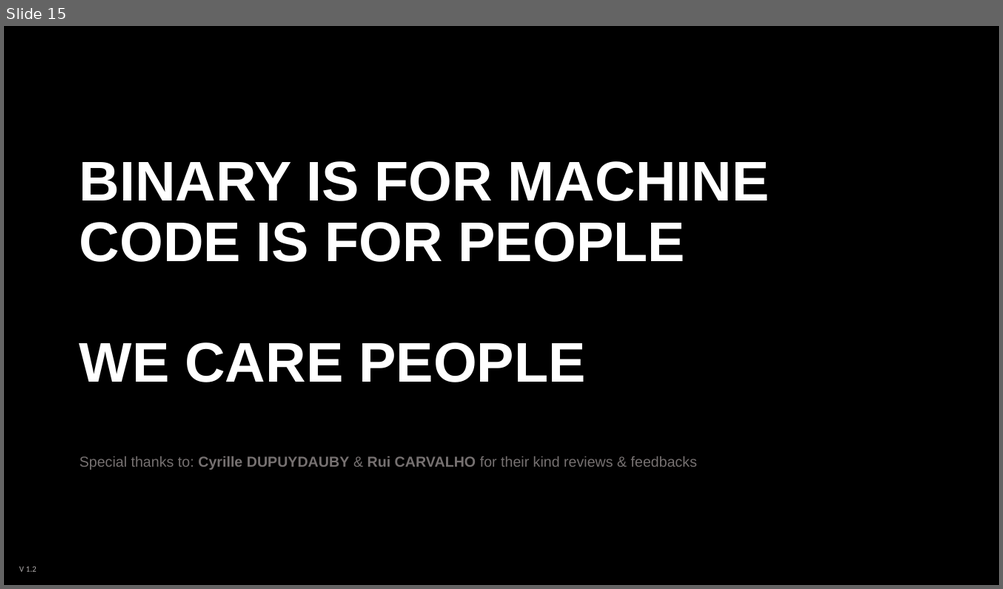
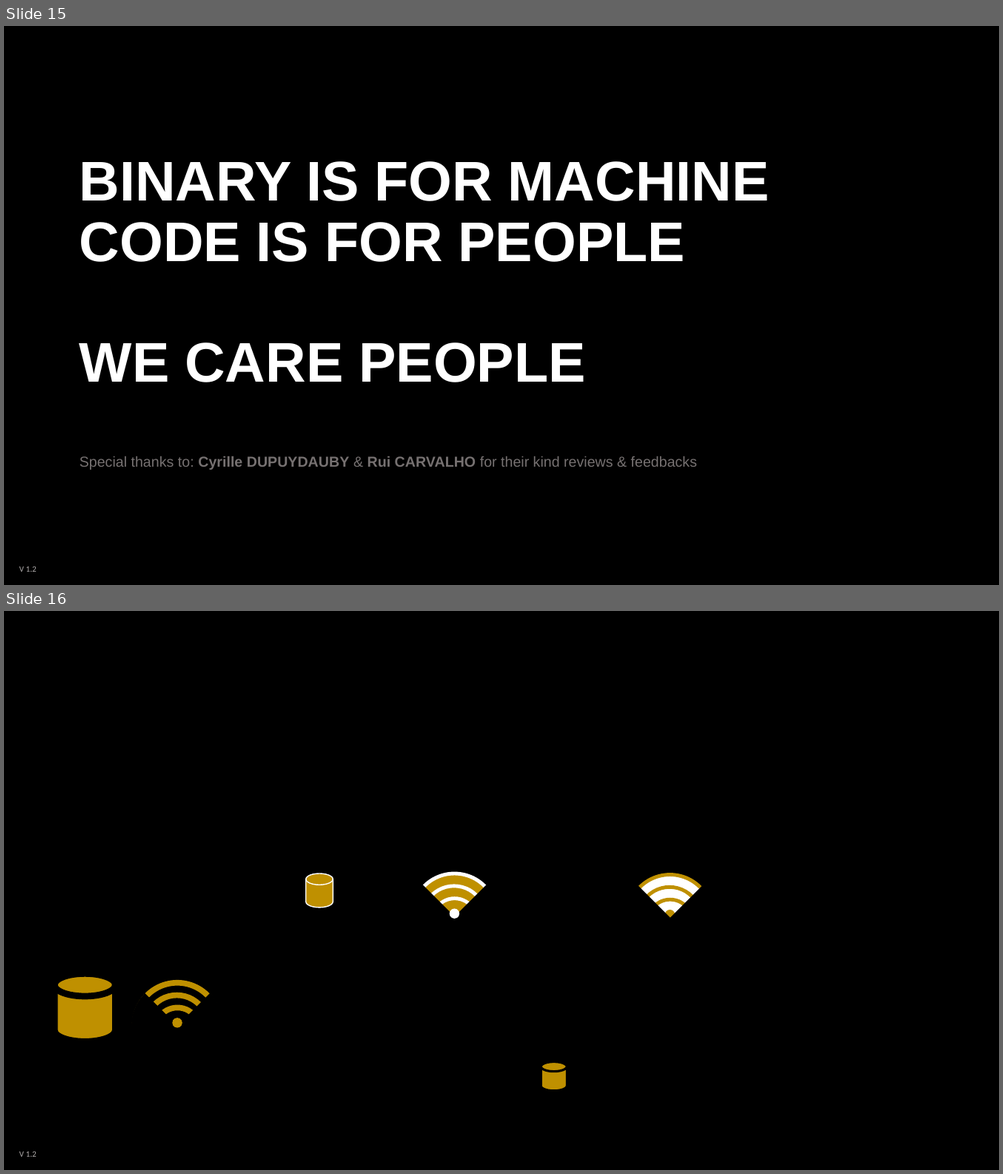
Before and after one commit to tpierrain/talk-outside-in-diamond-tdd, a slide deck: Outside-In-Diamond TDD.pptx. Shown one above the other, each under a label of ours: slide 15 before the commit, slides 15 and 16 after it. The pictures are 1003x589 and 1003x1174 pixels, drawn with LibreOffice and Linux fonts; fonts in the diff are those of the drawing; background and template pictures are left out. Boxes give left, top, right and bottom in pixels: in the first picture for what was removed or moved away, otherwise in the second. Text is boxed around its words. In the diff, an @@ line names an element or a change of style, - is before the commit and + after.

```diff
--- a/Outside-In-Diamond TDD.pptx
+++ b/Outside-In-Diamond TDD.pptx
@@ slide 16 added at (4, 611, 999, 1170), background #000000; not listed: 1 template element that a slide beside it also shows @@
@@ pie slice (boxed as its full ellipse) added at (390, 851, 519, 982), fill #000000 @@
@@ pie slice (boxed as its full ellipse) added at (605, 853, 735, 983), fill #000000 @@
@@ cylinder added at (306, 874, 333, 907), fill #BF9000, outline #FFFFFF 1 pt @@
@@ ellipse added at (412, 874, 497, 959), fill #BF9000, outline #FFFFFF 3.5 pt @@
@@ ellipse added at (628, 875, 713, 960), fill #FFFFFF, outline #BF9000 3.5 pt @@
@@ ellipse added at (423, 886, 485, 949), fill #BF9000, outline #FFFFFF 3.5 pt @@
@@ ellipse added at (432, 899, 476, 943), fill #BF9000, outline #FFFFFF 3.5 pt @@
@@ ellipse added at (638, 887, 701, 950), fill #FFFFFF, outline #BF9000 3.5 pt @@
@@ ellipse added at (452, 911, 458, 917), fill #FFFFFF, outline #FFFFFF 3.5 pt @@
@@ ellipse added at (648, 900, 692, 944), fill #FFFFFF, outline #BF9000 3.5 pt @@
@@ ellipse added at (666, 911, 672, 917), fill #BF9000, outline #BF9000 3.5 pt @@
@@ pie slice (boxed as its full ellipse) added at (113, 961, 242, 1091), fill #000000 @@
@@ cylinder added at (55, 974, 116, 1042), fill #BF9000, outline #000000 6.25 pt @@
@@ ellipse added at (134, 983, 219, 1068), fill #000000, outline #BF9000 5.5 pt @@
@@ ellipse added at (146, 995, 208, 1058), fill #000000, outline #BF9000 5.5 pt @@
@@ ellipse added at (156, 1008, 199, 1052), fill #000000, outline #BF9000 5.5 pt @@
@@ ellipse added at (174, 1020, 180, 1026), fill #BF9000, outline #BF9000 3.5 pt @@
@@ cylinder added at (541, 1062, 567, 1091), fill #BF9000, outline #000000 2.25 pt @@
```
Also in this commit, not shown: 8 slides changed.
